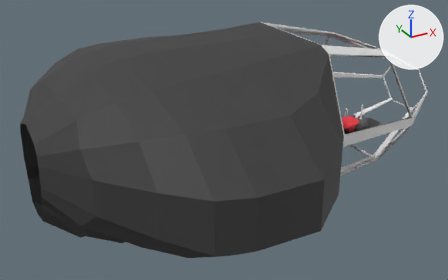
Renders of the FBX model Assets/Models/ship.fbx from each side of a commit.
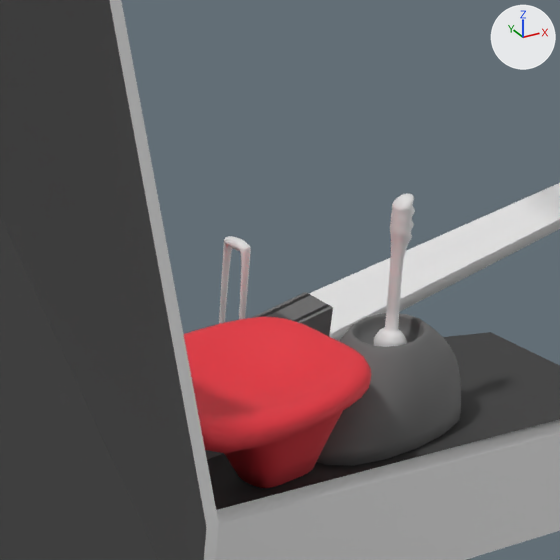
Each version appears first whole from a 50 mm camera at (-4.32, -8.38, 4.69) aimed at (0.3, 0.01, 0.49), and next in a close-up on the part from 72% to 84% of the width and 31% to 50% of the height. Every picture has the same lights, and +X, +Y and +Z are marked at upper right. Where no turn or scale is listed for an object, it has been applied to the vertices.

Before the edit, the objects in view are built like this:
```python
me_cube_005 = bpy.data.meshes.new('Cube.005')
me_cube_005.from_pydata(...)  # 44 vertices, 40 faces; spans x -0.221..0.236, y -0.137..0.06, z -0.059..0.177
me_cube_005.materials.append(mat_material)  # dark grey #6b6b6b
me_cube_008 = bpy.data.meshes.new('Cube.008')
me_cube_008.from_pydata(...)  # 1122 vertices, 1120 faces; spans x -0.026..0.026, y -0.031..0.031, z -0.025..0.279
me_cube_009 = bpy.data.meshes.new('Cube.009')
me_cube_009.from_pydata(...)  # 802 vertices, 800 faces; spans x -0.54..0.145, y -0.204..0.204, z -0.22..0.614
me_cube_009.materials.append(mat_chair)  # red #e73440
ob_joystick = bpy.data.objects.new('JoyStick', me_cube_008)
ob_joystick.parent = ob_stickroot
ob_joystick.location = (0.0707, 0.0, 0.0596)
ob_seat = bpy.data.objects.new('Seat', me_cube_009)
ob_seat.location = (2.997, 0.0, 0.321)
ob_throttleroot = bpy.data.objects.new('ThrottleRoot', me_cube_005)
ob_throttleroot.parent = ob_shiproot
ob_throttleroot.location = (3.066, 0.245, 0.134)
ob_throttleroot.rotation_euler = (0.0, -0.0154, 0.0)  # degrees (0, -0.9, 0)
# also in view: 'Throttle' at (3.11, 0.24, 0.34); 'Shell' at (0.39, 0.0, 0.92); 'StickRoot' at (3.26, 0.0, 0.24); 'Cage' at (2.9, 0.0, 0.99)
```
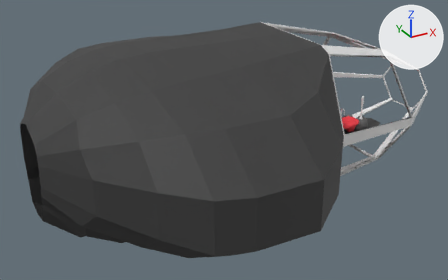
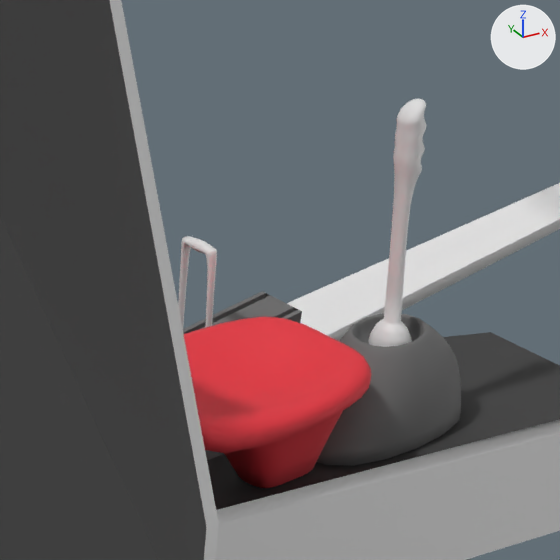
Where the change shows, as pixel boxes [x1, y1, x2, y2] in the close-ups (560 x 560 px):
'JoyStick', rescaled (38% wider, 61% taller): before [374, 193, 415, 347]; after [369, 99, 426, 347]
'ThrottleRoot', moved, turned, rescaled: before [205, 292, 333, 460]; after [183, 291, 302, 460]
'Throttle', moved, turned, rescaled: before [219, 236, 251, 324]; after [178, 236, 217, 329]

Patch to the scene script:
```diff
--- a/Assets/Models/ship.fbx.py
+++ b/Assets/Models/ship.fbx.py
@@ ob_throttleroot @@
 ob_throttleroot.parent = ob_shiproot
-ob_throttleroot.location = (3.066, 0.245, 0.134)
-ob_throttleroot.rotation_euler = (0.0, -0.0154, 0.0)  # degrees (0, -0.9, 0)
+ob_throttleroot.location = (3.016, 0.287, 0.125)
+ob_throttleroot.rotation_euler = (-0.000515, -0.0153, 0.0335)  # degrees (0, -0.9, 1.9)
+ob_throttleroot.scale = (1.0, 1.35, 1.0)
@@ ob_joystick @@
 ob_joystick.location = (0.0707, 0.0, 0.0596)
+ob_joystick.scale = (1.3, 1.3, 1.63)
```
